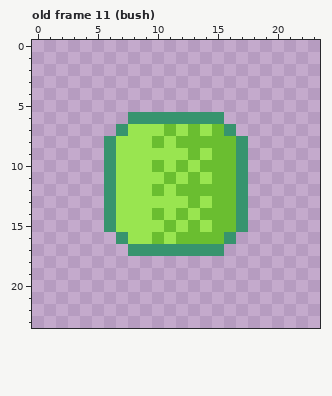
Pixel-art file: assets/images.aseprite. The picture above is the old version.
24x24 pixels, 22 frames. Shown: old frame 11 (bush). The commit also changed other frames, which this record leaves out.
New version:
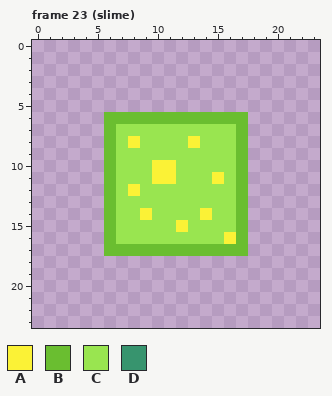
Palette (. is transparent): A #fbf236  B #6abe30  C #99e550  D #37946e
A new or re-ordered frame is compared with the old frame closest to it.
Changes in this commit:
frames 22 -> 25
Changed rows in their new state; - is an unchanged pixel.
Frame 23 (slime) is new; against old frame 11 (bush):
first column x 6:
 6 BBBBBBBBBBBB
 7 BC---C-C-CCB
 8 B-A-C-CACCCB
 9 B------C-CCB
10 B---AAC-CCCB
11 B---AA-C-ACB
12 B-A-C-CCCCCB
13 B------C-CCB
14 B--AC-C-ACCB
15 B----CAC-CCB
16 BC--C-CCCCAB
17 BBBBBBBBBBBB
